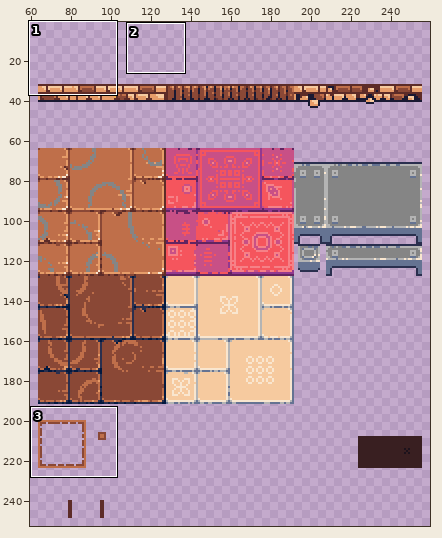
Two states of a pixel-art file, android/assets/ase/biome_1.ase. The picture above shows the old version from afar; the outline marks the close-up.
Close-up. The starting point:
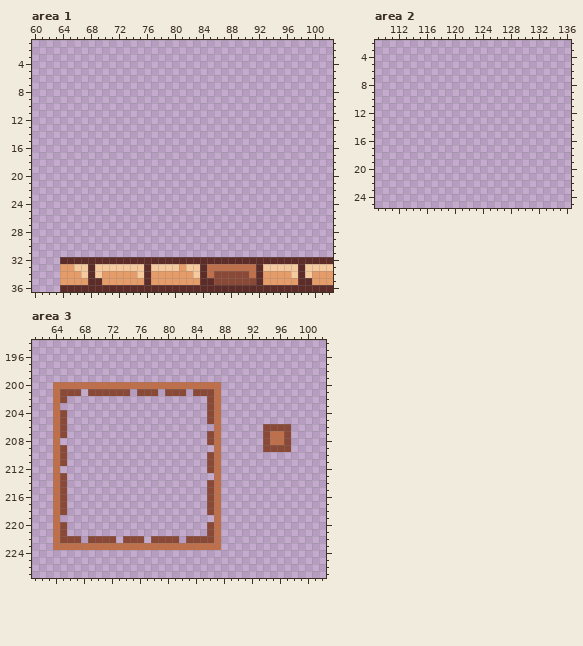
320x256 pixels, 1 frame. Shown: area 1: x 60..102, y 1..36; area 2: x 109..136, y 2..25; area 3: x 61..102, y 194..227. The wide view leaves out empty margins.
Once edited:
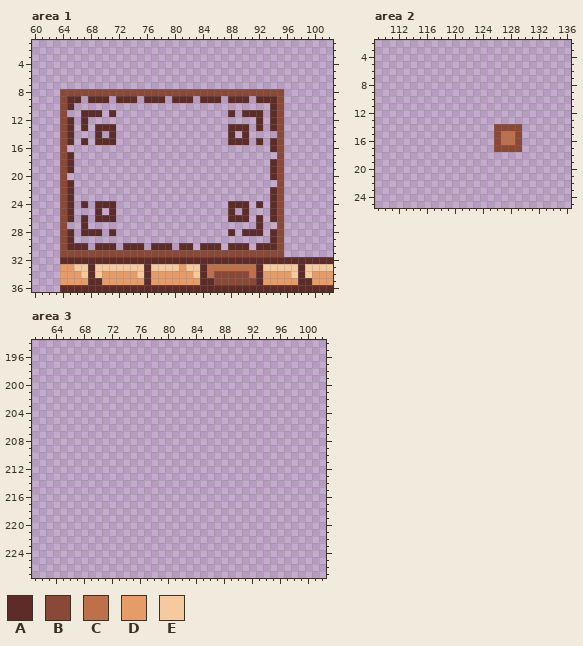
Palette (. is transparent): A #5d2c28  B #8a4836  C #bf6f4a  D #e69c69  E #f6ca9f
What changed:
Changed rows in their new state; - is an unchanged pixel.
Area 1, layer "tiles":
first column x 64:
 8 BBBBBBBBBBBBBBBBBBBBBBBBBBBBBBBB
 9 BAA-AAA-AAA-AAA-AAA-AAA-AAA-AAAB
10 BA----------------------------AB
11 B--AAA-A----------------A-AAA-AB
12 BA-A------------------------A-AB
13 BA-A-AAA----------------AAA-A-AB
14 BA---A-A----------------A-A----B
15 BA-A-AAA----------------AAA-A-AB
16 B-----------------------------AB
17 BA-----------------------------B
18 BA----------------------------AB
19 BA----------------------------AB
20 B-----------------------------AB
21 BA-----------------------------B
22 BA----------------------------AB
23 BA----------------------------AB
24 BA-A-AAA----------------AAA-A-AB
25 BA---A-A----------------A-A---AB
26 BA-A-AAA----------------AAA-A-AB
27 B--A------------------------A--B
28 BA-AAA-A----------------A-AAA-AB
29 BA----------------------------AB
30 BAAA-AAA-AAA-AAA-AA-AAA-AAA-AAAB
31 BBBBBBBBBBBBBBBBBBBBBBBBBBBBBBBB
Area 2, layer "tiles":
first column x 126:
14 BBBB
15 BCCB
16 BCCB
17 BBBB
Area 3, layer "tiles":
first column x 64:
200 ........................----------
201 ....-......-...-...-....----------
202 ..--------------------..----------
203 .---------------------..----------
204 ..--------------------..----------
205 ..--------------------..----------
206 ..---------------------.------....
207 ..--------------------..------....
208 .---------------------..------....
209 ..---------------------.------....
210 ..--------------------..----------
211 ..--------------------..----------
212 .---------------------..----------
213 ..---------------------.----------
214 ..--------------------..----------
215 ..--------------------..----------
216 ..--------------------..----------
217 ..--------------------..----------
218 ..--------------------..----------
219 .----------------------.----------
220 ..--------------------..----------
221 ..--------------------..----------
222 ....-....-...-....-.....----------
223 ........................----------
Changed places in both close-ups, as pixel boxes (x1, y1, x2, y2):
added: (60, 89, 284, 257)
added: (494, 124, 522, 152)
erased: (53, 382, 221, 550)
erased: (263, 424, 291, 452)
